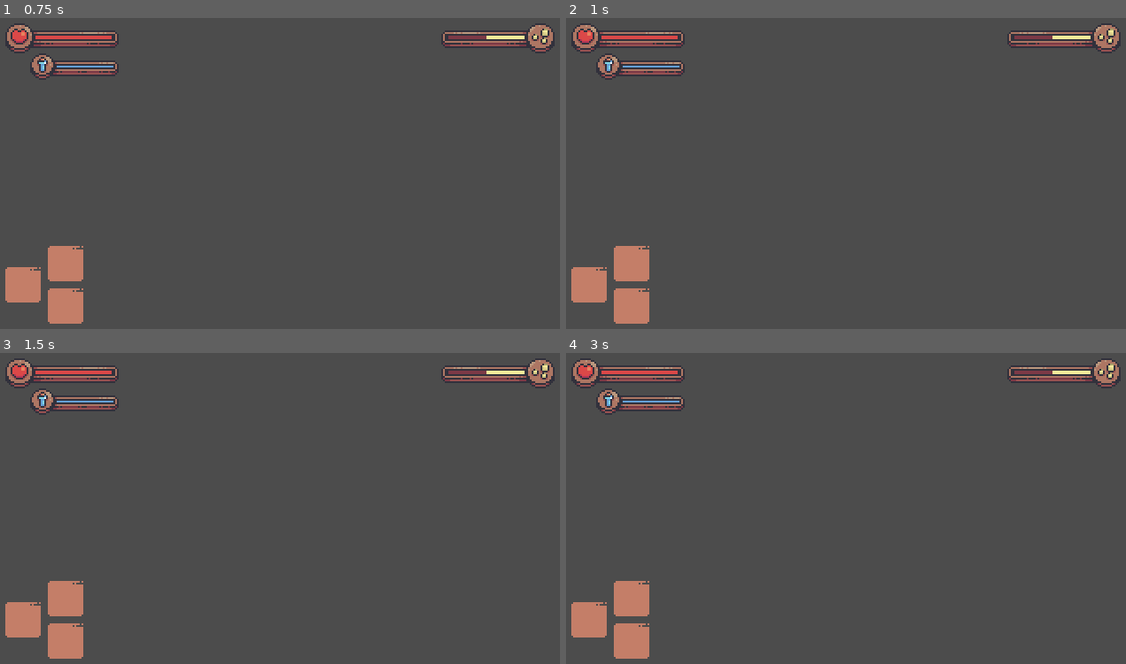
Above: before the commit, frames 1-4 (two rows, left to right).
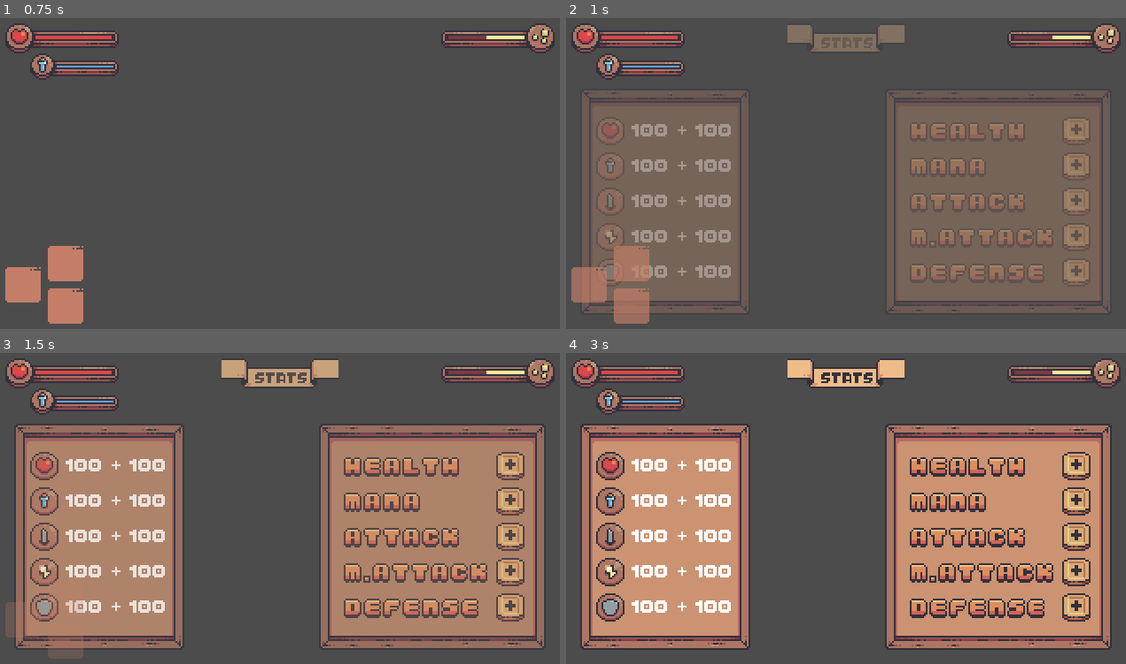
Above: after the commit, the same moments.

Repository: soapmactavish23/dawn-forest
Game: Godot game, scene res://scenes/interface/general/hud.tscn
Same seed, same stepped clock (60 frames per second), same inputs: the game is played once before the commit and once after it. This scene is started directly instead of the project's main scene.
Inputs (mouse positions are in pixels of both pictures, inside the frame that each line leads up to):
- Up to frame 1 (0.75 s): tap Enter at 0.5 s; move the mouse to (403, 157) at 0.52 s; hold Right (ui_right) from 0.53 s (still down); click (403, 157) at 0.6 s
- Up to frame 2 (1 s): keep holding Right (ui_right); tap Space (ui_select) at 0.77 s; tap O (stats, bound only after the commit) at 0.8 s
- Up to frame 3 (1.5 s): keep holding Right (ui_right); move the mouse to (168, 524) at 1.27 s; tap O (stats, bound only after the commit) at 1.35 s
- Up to frame 4 (3 s): tap Space (ui_select) at 1.52 s; click (734, 524) at 1.55 s; move the mouse to (902, 440) at 2.02 s; release Right (ui_right) at 2.03 s; hold Left (ui_left) 2.03-2.78 s; tap H (Dano) at 2.1 s; tap O (stats, bound only after the commit) at 2.3 s; move the mouse to (818, 570) at 2.77 s; hold Right (ui_right) from 2.78 s (still down); tap Q (attack) at 2.85 s

Frame 1 is identical in both runs. In frame 2, 45% of the frame differs, in the area x 0-98%, y 2-99%; in frame 3, 44%; in frame 4, 52%, in the area x 0-98%, y 1-99%.

Commit message:
item_index = -1

Diff:
--- a/project.godot
+++ b/project.godot
@@ -271,6 +271,11 @@
 "events": [ Object(InputEventMouseButton,"resource_local_to_scene":false,"resource_name":"","device":0,"alt":false,"shi …(229 unchanged characters)…
  ]
 }
+stats={
+"deadzone": 0.5,
+"events": [ Object(InputEventKey,"resource_local_to_scene":false,"resource_name":"","device":0,"alt":false,"shift":false,"control":false,"meta":false,"command":false,"pressed":false,"scancode":0,"physical_scancode":79,"unicode":0,"echo":false,"script":null)
+ ]
+}
 
 [layer_names]
 
--- a/scenes/interface/general/hud.tscn
+++ b/scenes/interface/general/hud.tscn
@@ -1,15 +1,18 @@
-[gd_scene load_steps=5 format=2]
+[gd_scene load_steps=6 format=2]
 
 [ext_resource path="res://scenes/interface/player/stats/bar_container.tscn" type="PackedScene" id=1]
 [ext_resource path="res://scenes/interface/player/inventory/inventory_container.tscn" type="PackedScene" id=2]
 [ext_resource path="res://scripts/interface/hud.gd" type="Script" id=3]
 [ext_resource path="res://scenes/interface/player/inventory/equipament_container.tscn" type="PackedScene" id=4]
+[ext_resource path="res://scenes/interface/player/stats/stats_container.tscn" type="PackedScene" id=5]
 
 [node name="Hud" type="CanvasLayer"]
 script = ExtResource( 3 )
 
+[node name="InventoryContainer" parent="." instance=ExtResource( 2 )]
+
+[node name="StatsContainer" parent="." groups=["stats_hud"] instance=ExtResource( 5 )]
+
 [node name="BarContainer" parent="." instance=ExtResource( 1 )]
 
 [node name="EquipamentContainer" parent="." groups=["equipament_container"] instance=ExtResource( 4 )]
-
-[node name="InventoryContainer" parent="." instance=ExtResource( 2 )]
--- a/scenes/interface/player/inventory/inventory_container.tscn
+++ b/scenes/interface/player/inventory/inventory_container.tscn
@@ -223,10 +223,10 @@
 anchor_top = 0.5
 anchor_right = 0.5
 anchor_bottom = 0.5
-margin_left = 100.0
-margin_top = 60.0
-margin_right = 220.0
-margin_bottom = 120.0
+margin_left = -60.0
+margin_top = -30.0
+margin_right = 60.0
+margin_bottom = 30.0
 texture = ExtResource( 6 )
 
 [node name="Animation" type="AnimationPlayer" parent="Container"]
--- a/scenes/interface/player/stats/stats_container.tscn
+++ b/scenes/interface/player/stats/stats_container.tscn
@@ -333,8 +333,9 @@
 anchor_top = 0.5
 anchor_bottom = 0.5
 margin_left = 7.0
+margin_top = 90.0
 margin_right = 87.0
-margin_bottom = 80.0
+margin_bottom = 170.0
 texture = ExtResource( 17 )
 
 [node name="TargetStat" type="TextureRect" parent="StatsInfo"]
@@ -380,10 +381,10 @@
 anchor_top = 0.5
 anchor_right = 1.0
 anchor_bottom = 0.5
-margin_left = -102.0
-margin_top = -48.0
-margin_right = -22.0
-margin_bottom = 32.0
+margin_left = 218.0
+margin_top = 42.0
+margin_right = 298.0
+margin_bottom = 122.0
 texture = ExtResource( 20 )
 
 [node name="Text" type="TextureRect" parent="PointsInfo"]
--- a/scripts/interface/hud.gd
+++ b/scripts/interface/hud.gd
@@ -1,18 +1,51 @@
 extends CanvasLayer
 
-onready var inventory: Control = $InventoryContainer
+onready var stats_container: Control = $StatsContainer
+onready var inventory_container: Control = $InventoryContainer
+onready var equipament_container: Control = $EquipamentContainer
+
+var can_show_container: bool = true
 
 func _process(delta):
-	show_inventoy()
+	if can_show_container:
+		show_inventoy()
+		show_stats()
 
 func show_inventoy() -> void:
 	if Input.is_action_just_pressed("inventory"):
-		if inventory.is_visible:
-			inventory.is_visible = false
-			inventory.animation.play("hide_container")
-			return
+		hide_equipament_container()
+		inventory_container.is_visible = !inventory_container.is_visible
 
-		if inventory.is_visible == false:
-			inventory.is_visible = true
-			inventory.animation.play("show_container")
-			return
+		if inventory_container.is_visible:
+			inventory_container.animation.play("show_container")
+		else:
+			inventory_container.reset()
+			inventory_container.animation.play("hide_container")
+			equipament_container.animation.play("show_container")
+
+		if stats_container.is_visible:
+			stats_container.reset()
+			stats_container.is_visible = false
+			stats_container.animation.play("hide_container")
+
+
+func show_stats() -> void:
+	if Input.is_action_just_pressed("stats"):
+		hide_equipament_container()
+
+		stats_container.is_visible = !stats_container.is_visible
+
+		if stats_container.is_visible:
+			stats_container.animation.play("show_container")
+		else:
+			stats_container.reset()
+			stats_container.animation.play("hide_container")
+			equipament_container.animation.play("show_container")
+
+		if inventory_container.is_visible:
+			inventory_container.reset()
+			inventory_container.is_visible = false
+			inventory_container.animation.play("hide_container")
+
+func hide_equipament_container() -> void:
+	equipament_container.animation.play("hide_container")
--- a/scripts/interface/player/inventory_container.gd
+++ b/scripts/interface/player/inventory_container.gd
@@ -13,7 +13,7 @@
 var can_click: bool = false
 var is_visible: bool = false
 
-var item_index: int
+var item_index: int = -1
 
 var slot_item_info: Array = [
 	"",
@@ -125,10 +125,12 @@
 	slot_item_info[index] = ""
 
 func reset() -> void:
+	if item_index != -1:
+		aux_animation.play("hide_container")
+
 	item_index = -1
 	can_click = false
 	current_state = ""
-	aux_animation.play("hide_container")
 	for children in slot_container.get_children():
 		children.reset()
 
--- a/scripts/interface/player/item.gd
+++ b/scripts/interface/player/item.gd
@@ -158,3 +158,7 @@
 	amount = new_amount
 	if new_amount == 0:
 		update_slot()
+
+func reset() -> void:
+	modulate.a = 1.0
+	can_click = false
--- a/scripts/interface/player/stats_container.gd
+++ b/scripts/interface/player/stats_container.gd
@@ -14,8 +14,9 @@
 	left_container.update_bonus_stats(bonus_dict, state)
 
 func reset() -> void:
-	left_container.reset()
-	right_container.reset()
+	#left_container.reset()
+	#right_container.reset()
+	pass
 
 func update_available_points() -> void:
 	right_container.update_avaliable_points(5)
